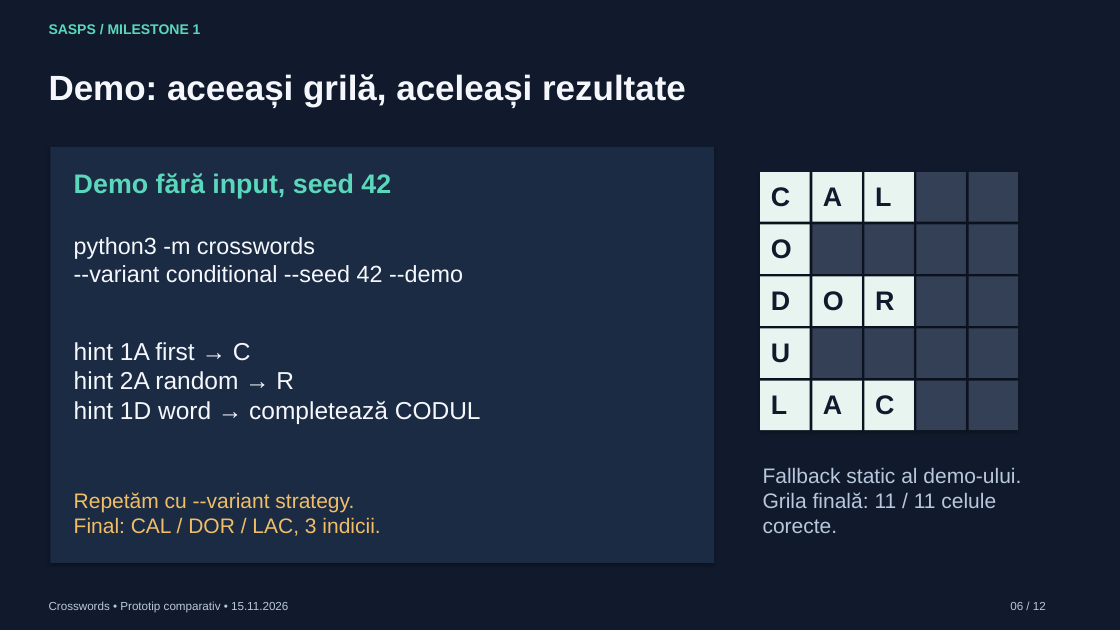
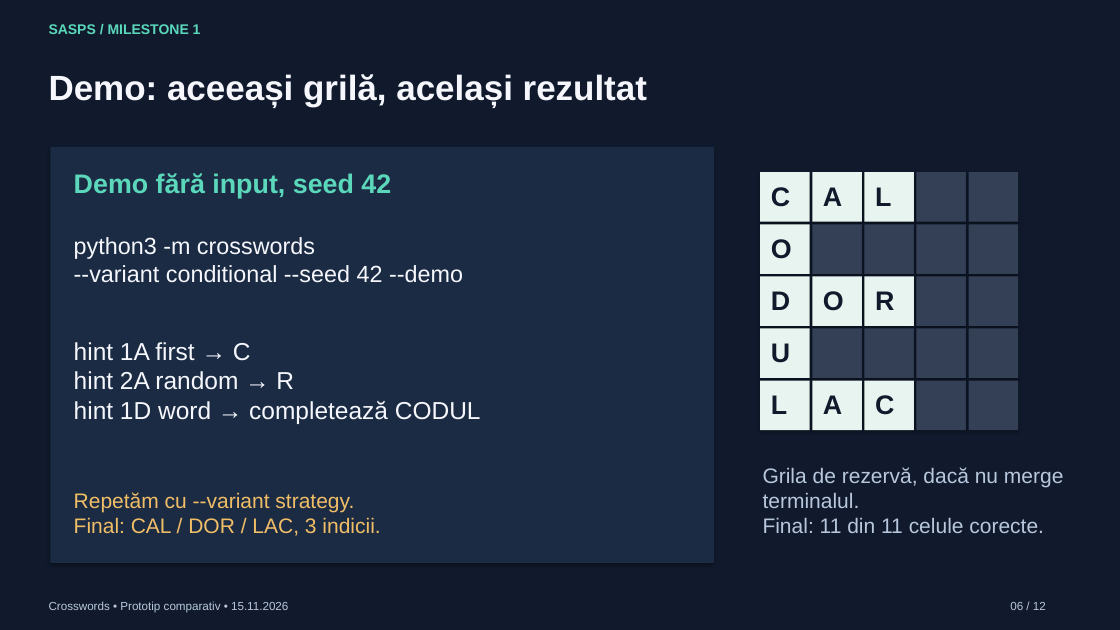
Before and after one commit to nadolualex/sasps-crosswords, a slide deck: slide 6 of presentation/SASPS_M1_Crosswords.pptx. Drawn at 1120x630 pixels with LibreOffice and Linux fonts; fonts in the diff are those of the drawing. Boxes give left, top, right and bottom in pixels: in the first picture for what was removed or moved away, otherwise in the second. Text is boxed around its words. In the diff, an @@ line names an element or a change of style, - is before the commit and + after.

```diff
--- a/presentation/SASPS_M1_Crosswords.pptx
+++ b/presentation/SASPS_M1_Crosswords.pptx
@@ text at (49, 74, 647, 107): text changed @@
-Demo: aceeași grilă, aceleași rezultate
+Demo: aceeași grilă, același rezultat
@@ text at (763, 467, 1063, 533): text changed @@
-Fallback static al demo-ului.
-Grila finală: 11 / 11 celule
-corecte.
+Grila de rezervă, dacă nu merge
+terminalul.
+Final: 11 din 11 celule corecte.
```
Also in this commit, not shown: 11 other slides changed, 17 other files.
